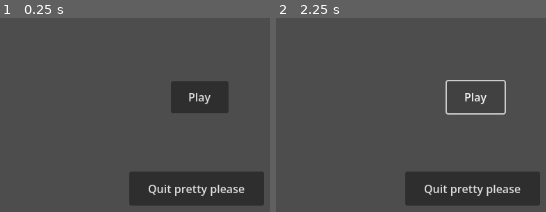
Above: before the commit, frames 1-2 (left to right).
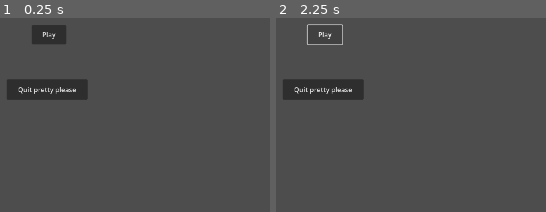
Above: after the commit, the same moments.

Repository: boredchef/bounce-back
Game: Godot game, scene res://Function Scenes (Menu, UI, etc)/Menu/menu.tscn
The game is run twice, just before and just after one commit, with the same random seed, the same clock (stepped at 60 frames per second) and the same inputs.
Inputs:
- Up to frame 1 (0.25 s): no input
- Up to frame 2 (2.25 s): click "Play" at 0.5 s; click "Play" at 1.25 s; tap Enter (ui_accept) at 2 s; hold Right (ui_right) from 2.03 s (still down)

The runs differ from the first frame. In frame 1, 16% of the frame differs, in the area x 2-98%, y 3-97%; in frame 2, 12%.

Commit message:
They're right behind me... aren't they!? (Gulp)

Diff:
--- a/bounce-back/Function Scenes (Menu, UI, etc)/Level Selection Screen/level_select_screen.tscn
+++ b/bounce-back/Function Scenes (Menu, UI, etc)/Level Selection Screen/level_select_screen.tscn
@@ -42,8 +42,10 @@
 offset_bottom = 40.0
 
 [node name="Level 10" type="TextureButton" parent="." unique_id=1043691570]
-offset_right = 40.0
-offset_bottom = 40.0
+offset_left = 552.0
+offset_top = 324.0
+offset_right = 592.0
+offset_bottom = 364.0
 
 [connection signal="pressed" from="Level 1" to="." method="_on_level_1_pressed"]
 [connection signal="pressed" from="Level 2" to="." method="_on_level_2_pressed"]
--- /dev/null
+++ b/bounce-back/Levels/level_10.tscn
@@ -0,0 +1,3 @@
+[gd_scene format=3 uid="uid://dloxuuwr84fgs"]
+
+[node name="Level10" type="Node3D" unique_id=1054611165]
--- /dev/null
+++ b/bounce-back/Levels/level_2.tscn
@@ -0,0 +1,3 @@
+[gd_scene format=3 uid="uid://mlacrgew4iaf"]
+
+[node name="Level2" type="Node3D" unique_id=1159978933]
--- /dev/null
+++ b/bounce-back/Levels/level_3.tscn
@@ -0,0 +1,3 @@
+[gd_scene format=3 uid="uid://c6vulaq2phso0"]
+
+[node name="Level3" type="Node3D" unique_id=1455130345]
--- /dev/null
+++ b/bounce-back/Levels/level_4.tscn
@@ -0,0 +1,3 @@
+[gd_scene format=3 uid="uid://cx8r6smrr8iqv"]
+
+[node name="Level4" type="Node3D" unique_id=719727806]
--- /dev/null
+++ b/bounce-back/Levels/level_5.tscn
@@ -0,0 +1,3 @@
+[gd_scene format=3 uid="uid://d1f4l5vtm40uw"]
+
+[node name="Level5" type="Node3D" unique_id=279239164]
--- /dev/null
+++ b/bounce-back/Levels/level_6.tscn
@@ -0,0 +1,3 @@
+[gd_scene format=3 uid="uid://bd7fsjup8p0dn"]
+
+[node name="Level6" type="Node3D" unique_id=1300541733]
--- /dev/null
+++ b/bounce-back/Levels/level_7.tscn
@@ -0,0 +1,3 @@
+[gd_scene format=3 uid="uid://366giwp1ds63"]
+
+[node name="Level7" type="Node3D" unique_id=1370663565]
--- /dev/null
+++ b/bounce-back/Levels/level_8.tscn
@@ -0,0 +1,3 @@
+[gd_scene format=3 uid="uid://d4mf33v8ckjfk"]
+
+[node name="Level8" type="Node3D" unique_id=627979293]
--- /dev/null
+++ b/bounce-back/Levels/level_9.tscn
@@ -0,0 +1,3 @@
+[gd_scene format=3 uid="uid://cflooam8s0ojt"]
+
+[node name="Level9" type="Node3D" unique_id=1285739110]
--- a/bounce-back/project.godot
+++ b/bounce-back/project.godot
@@ -21,6 +21,8 @@
 
 [display]
 
+window/size/viewport_width=1920
+window/size/viewport_height=1080
 window/size/mode=3
 window/stretch/mode="viewport"
 window/stretch/aspect="expand"
